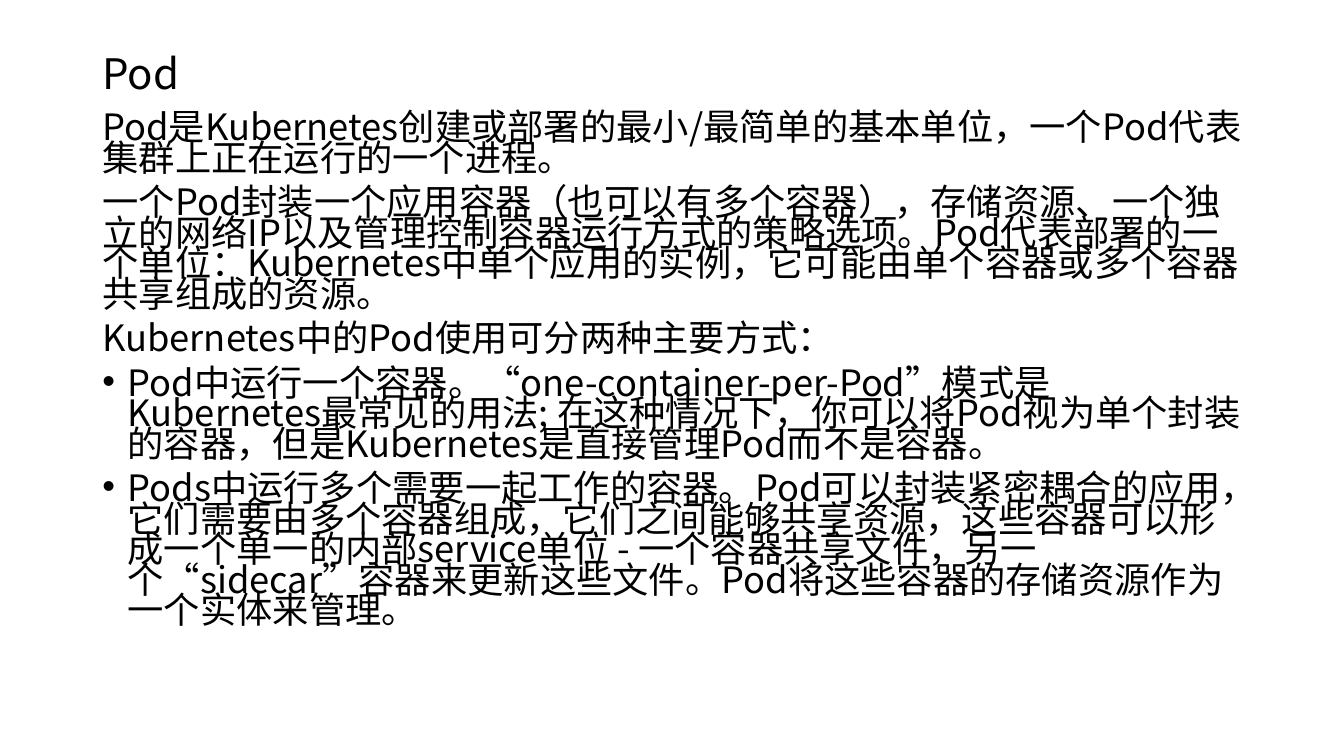
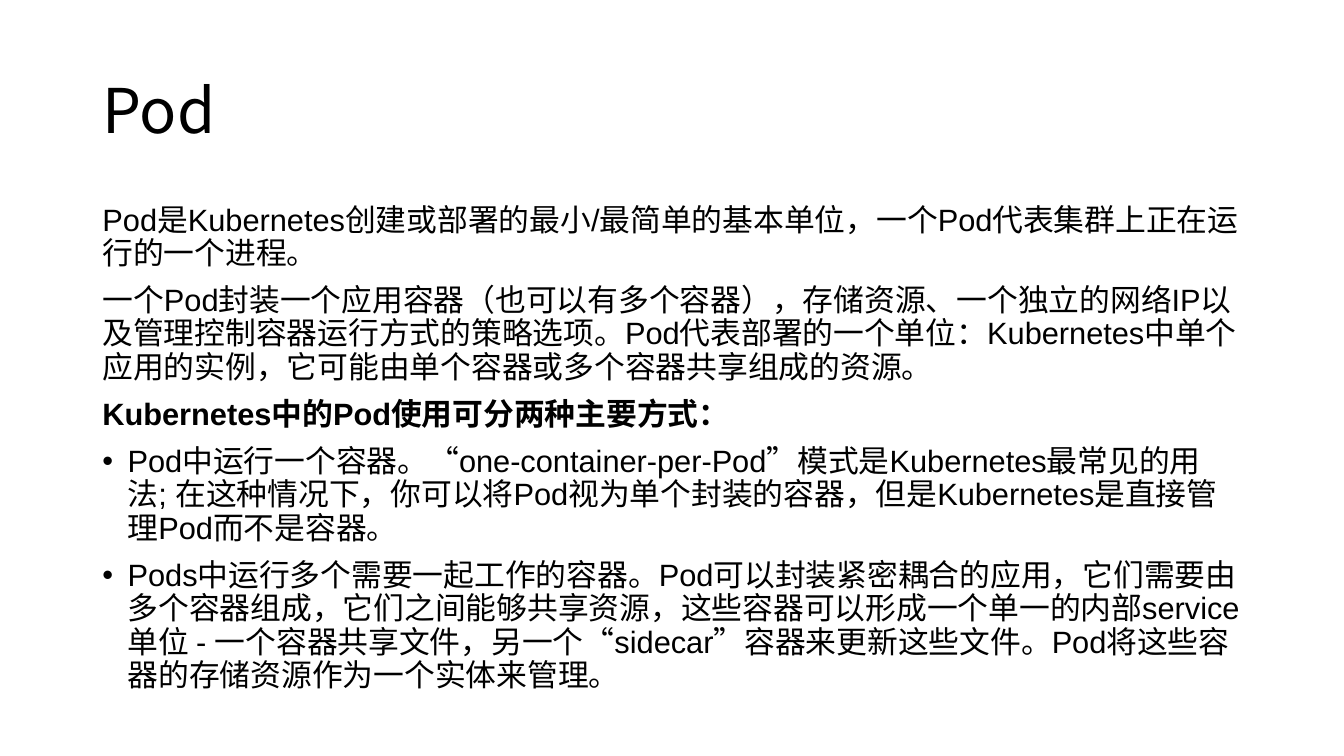
Before and after one commit to axzxs2001/Asp.NetCoreExperiment, a slide deck: slide 23 of Asp.NetCoreExperiment/kubernetes/kubernetes.pptx. Drawn at 1344x756 pixels with LibreOffice and Linux fonts; fonts in the diff are those of the drawing; background and template pictures are left out. Boxes give left, top, right and bottom in pixels: in the first picture for what was removed or moved away, otherwise in the second. Text is boxed around its words. In the diff, an @@ line names an element or a change of style, - is before the commit and + after.

```diff
--- a/Asp.NetCoreExperiment/kubernetes/kubernetes.pptx
+++ b/Asp.NetCoreExperiment/kubernetes/kubernetes.pptx
@@ title "Pod" at bbox=[102, 84, 215, 134]: size 30 to 44 pt @@
@@ text "Pod是Kubernetes创建或部署的最小/最简单的基本单位，一个Pod代表集群上正在运行的一个进程。": place and size @@
-text "Pod是Kubernetes创建或部署的最小/最简单的基本单位，一个Pod代表集群上正在运行的一个进程。" at bbox=[102, 109, 1258, 626]
+text "Pod是Kubernetes创建或部署的最小/最简单的基本单位，一个Pod代表集群上正在运行的一个进程。" at bbox=[102, 206, 1240, 689]
@@ text "Pod是Kubernetes创建或部署的最小/最简单的基本单位，一个Pod代表集群上正在运行的一个进程。" at bbox=[102, 206, 1240, 689]: size 25.9 to 22 pt, font Noto Sans CJK SC to Arial; bold on in "Kubernetes中的Pod使用可分两种主要方式："; line spacing 0.7 to 0.9 @@
```
Also in this commit, not shown: 4 other slides changed, 1 slide added, 1 slide removed, 2 other files.
